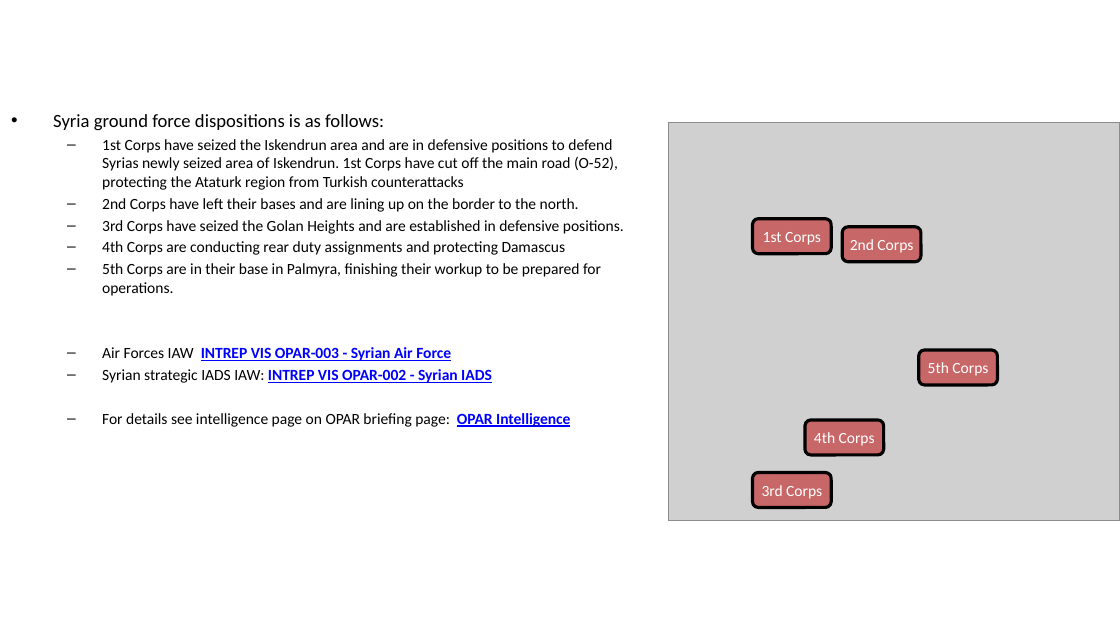
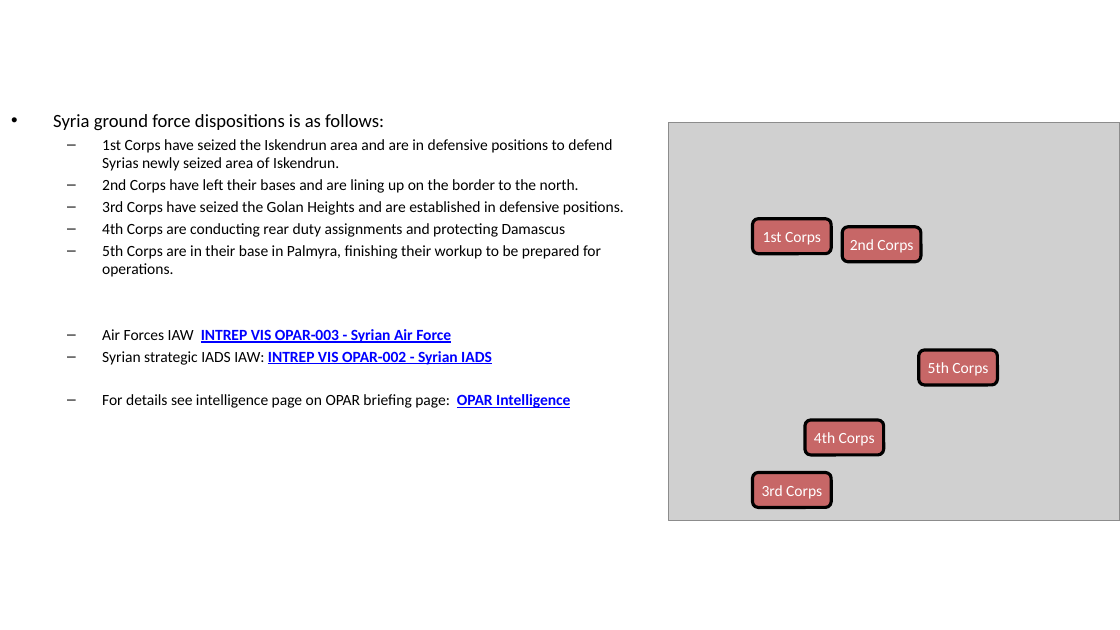
Before and after one commit to 132nd-vWing/OPAR-Brief, a slide deck: slide 6 of UNDER DEVELOPMENT/132nd OP ACTIVE RESOLVE Introduction Brief.pptx. Drawn at 1120x630 pixels with LibreOffice and Linux fonts; fonts in the diff are those of the drawing; grey boxes stand for pictures; background and template pictures are left out. Boxes give left, top, right and bottom in pixels: in the first picture for what was removed or moved away, otherwise in the second. Text is boxed around its words. In the diff, an @@ line names an element or a change of style, - is before the commit and + after.

```diff
--- a/UNDER DEVELOPMENT/132nd OP ACTIVE RESOLVE Introduction Brief.pptx
+++ b/UNDER DEVELOPMENT/132nd OP ACTIVE RESOLVE Introduction Brief.pptx
@@ text at (102, 139, 612, 171): text changed @@
-  – 1st Corps have seized the Iskendrun area and are in defensive positions to defend Syrias newly seized area of Iskendrun. 1st Corps have cut off the main road (O-52), protecting the Ataturk region from Turkish counterattacks
+  – 1st Corps have seized the Iskendrun area and are in defensive positions to defend Syrias newly seized area of Iskendrun.
```
Also in this commit, not shown: 1 slide added, 7 other files.
